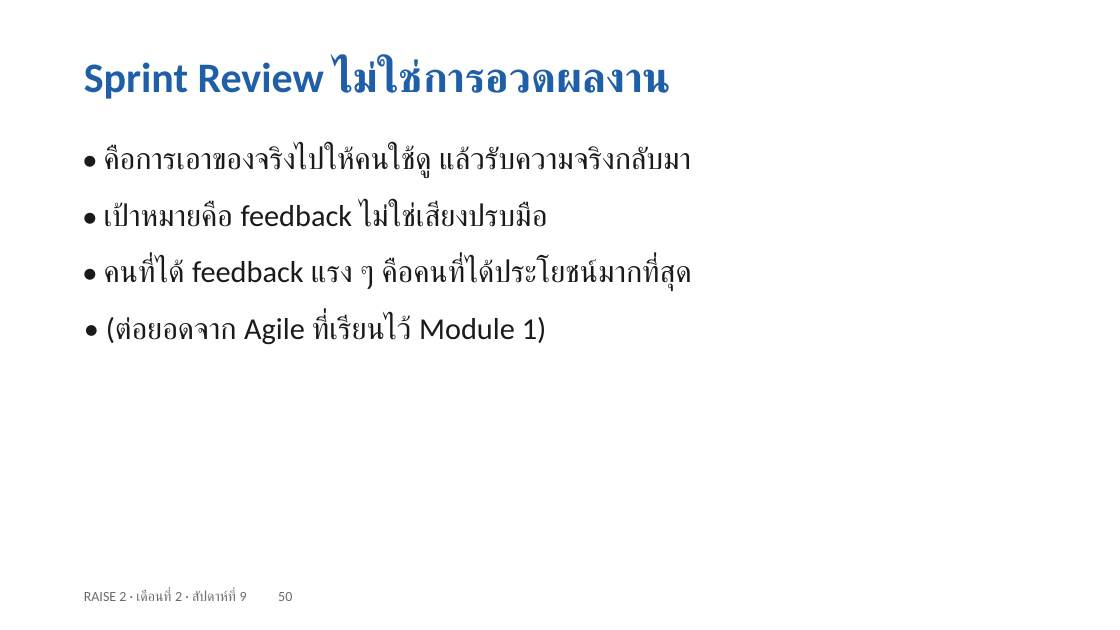
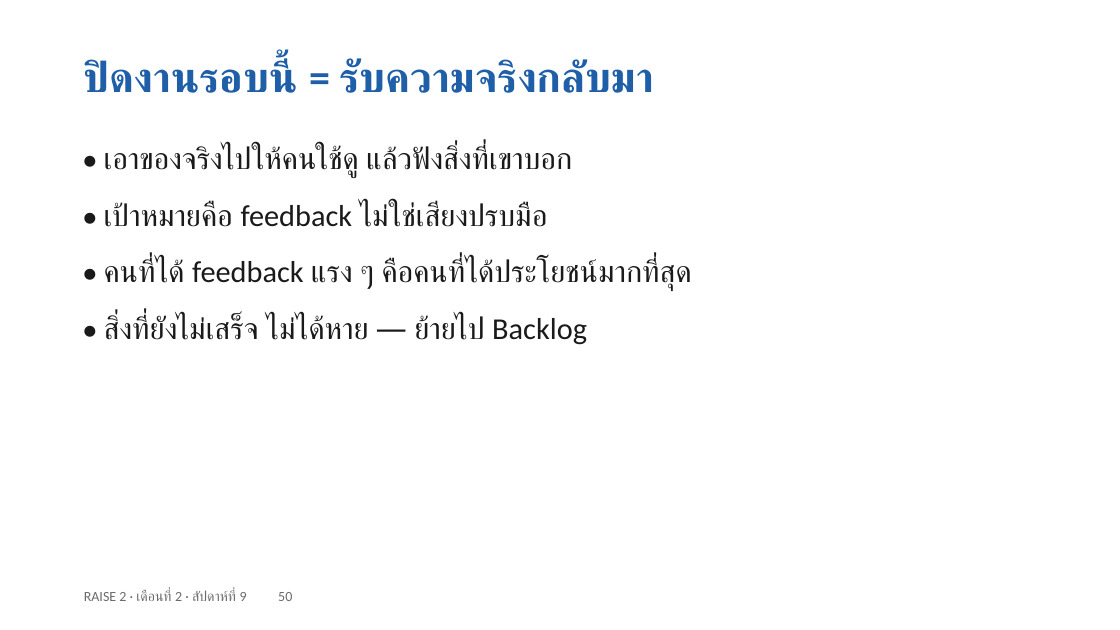
Before and after one commit to cnacha-mfu/raise2-module2, a slide deck: slide 50 of materials/week9/w9-slides.pptx. Drawn at 1120x630 pixels with LibreOffice and Linux fonts; fonts in the diff are those of the drawing. Boxes give left, top, right and bottom in pixels: in the first picture for what was removed or moved away, otherwise in the second. Text is boxed around its words. In the diff, an @@ line names an element or a change of style, - is before the commit and + after.

```diff
--- a/materials/week9/w9-slides.pptx
+++ b/materials/week9/w9-slides.pptx
@@ text at bbox=[84, 60, 655, 93]: text changed @@
-Sprint Review ไม่ใช่การอวดผลงาน
+ปิดงานรอบนี้ = รับความจริงกลับมา
@@ text at bbox=[104, 145, 573, 177]: text changed @@
-• คือการเอาของจริงไปให้คนใช้ดู แล้วรับความจริงกลับมา
+• เอาของจริงไปให้คนใช้ดู แล้วฟังสิ่งที่เขาบอก
@@ text at bbox=[104, 315, 587, 345]: text changed @@
-• (ต่อยอดจาก Agile ที่เรียนไว้ Module 1)
+• สิ่งที่ยังไม่เสร็จ ไม่ได้หาย — ย้ายไป Backlog
```
Also in this commit, not shown: 4 other slides changed, 9 other files.
